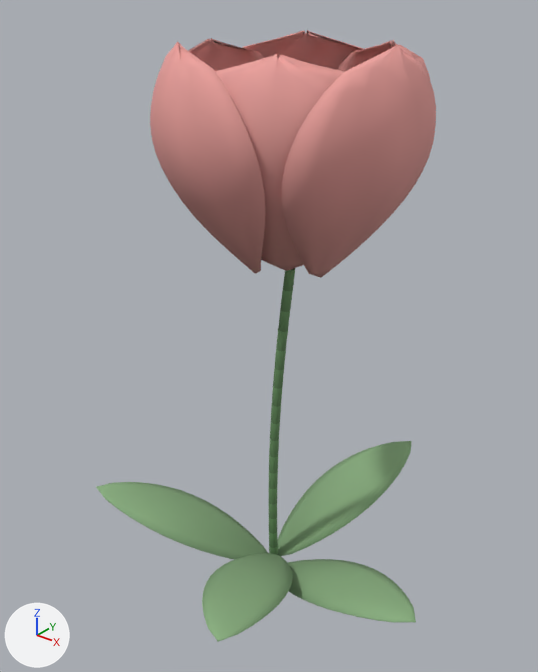
What one commit did to the glTF model www/models/flowers/tulip-rare-v2.glb.
One viewpoint serves both versions: a camera (50 mm lens) standing at (1.52, -1.94, 2.33) and looking at (-0.02, -0.01, 1.13). Arrows for +X, +Y and +Z are at lower left; the lights stay in place. The older version comes first. Vertices at exactly the same position are counted once.

Objects in the first picture: 'tulip-rare-v2-leaf', 'tulip-rare-v2-petal', 'tulip-rare-v2-stem'.
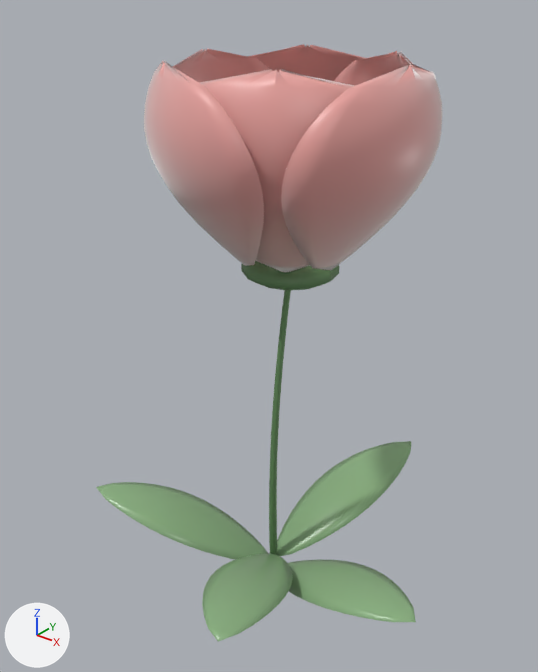
Changed parts and their boxes (x1, y1, x2, y2) in the pictures (538 x 672 px; the box of a moved part takes in the faces that stretch with it):
'tulip-rare-v2-petal', surface changed, reshaped (8% shorter)
    before: (150, 30, 436, 278)
    after: (144, 44, 443, 272)
'tulip-rare-v2-stem', reshaped (257% wider)
    before: (269, 268, 296, 555)
    after: (241, 261, 340, 555)
part 1 of me_tulip_rare_v2_petal, moved or reshaped
    before: (158, 30, 426, 94)
    after: (149, 44, 436, 106)
part 2 of me_tulip_rare_v2_petal, edited (looks the same)
    both: (178, 49, 378, 270)

Edits to the bpy script that builds the scene:
```text
Change mat_tulip_petal_002:
    where n0 = _N.new('ShaderNodeBsdfPrincipled'); n0.name = 'Principled BSDF'
    add n0.inputs[24].default_value = 1.0  # 'Sheen Weight'
Change me_tulip_rare_v2_petal:
    used by ob_tulip_rare_v2_petal; location = (0.0, 0.0, 0.0)
    remove me_tulip_rare_v2_petal.from_pydata(...)  # 2244 vertices, 4464 faces; spans x -0.37..0.516, y -0.451..0.437, z 1.42..2.16
    add me_tulip_rare_v2_petal.from_pydata(...)  # 2244 vertices, 4464 faces; spans x -0.389..0.535, y -0.47..0.456, z 1.456..2.111
    me_tulip_rare_v2_petal part 1: 2244 of 2244 vertices moved; they spanned x -0.37..0.516, y -0.451..0.437, z 1.42..2.16 and now span x -0.389..0.535, y -0.47..0.456, z 1.456..2.111; mean shift (0.0, 0.0, -0.01)
    me_tulip_rare_v2_petal part 2: 4185 kept faces spanning x -0.389..0.535, y -0.47..0.456, z 1.456..2.111 get new vertex colours; the middle colour goes from pink #db9590 to pink #e59c98
Change me_tulip_rare_v2_stem:
    used by ob_tulip_rare_v2_stem; location = (0.0, 0.0, 0.0)
    remove me_tulip_rare_v2_stem.from_pydata(...)  # 289 vertices, 288 faces; spans x -0.018..0.089, y -0.043..0.018, z -0.001..1.423
    add me_tulip_rare_v2_stem.from_pydata(...)  # 274 vertices, 502 faces; spans x -0.092..0.24, y -0.175..0.16, z -0.001..1.481
    me_tulip_rare_v2_stem part 3: 289 vertices removed from x -0.018..0.089, y -0.043..0.018, z -0.001..1.423; 274 vertices added at x -0.092..0.24, y -0.175..0.16, z -0.001..1.481
```
